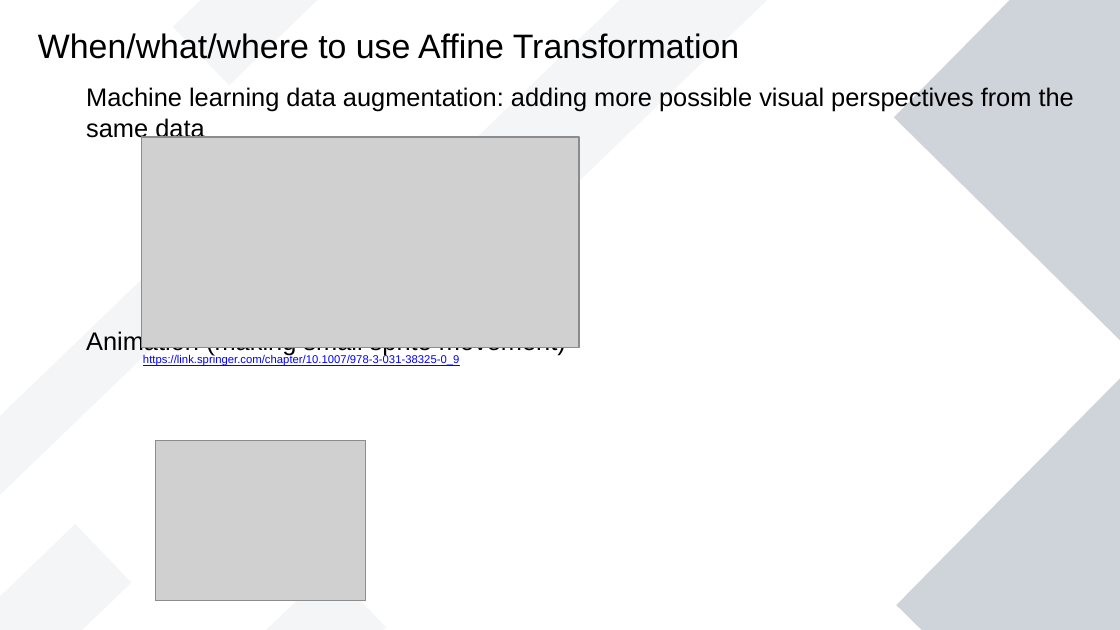
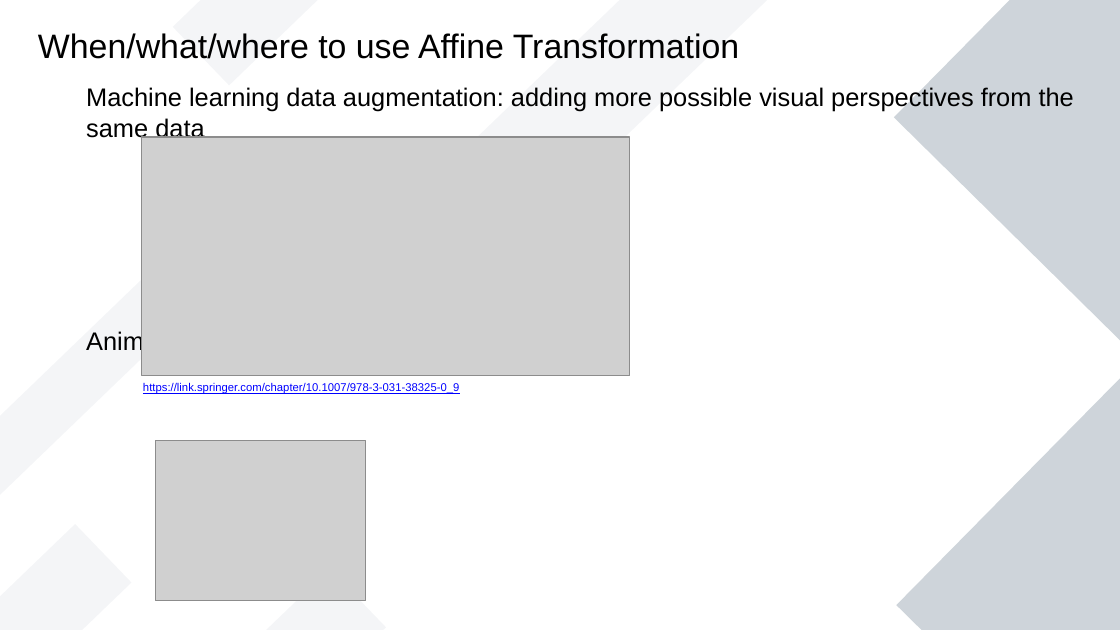
Before and after one commit to jendralhxr/imgproccompvis, a slide deck: slide 9 of geometrictransform.odp. Drawn at 1120x630 pixels with LibreOffice and Linux fonts; fonts in the diff are those of the drawing; grey boxes stand for pictures. Boxes give left, top, right and bottom in pixels: in the first picture for what was removed or moved away, otherwise in the second. Text is boxed around its words. In the diff, an @@ line names an element or a change of style, - is before the commit and + after.

```diff
--- a/geometrictransform.odp
+++ b/geometrictransform.odp
@@ picture: place and size @@
-picture at (142, 137, 579, 348)
+picture at (142, 137, 630, 376)
@@ text "https://link.springer.com/chapter/10.1007/978-3-031-38325-0_ ...": place and size @@
-text "https://link.springer.com/chapter/10.1007/978-3-031-38325-0_ ..." at (143, 355, 459, 366)
+text "https://link.springer.com/chapter/10.1007/978-3-031-38325-0_ ..." at (143, 383, 459, 394)
```
Also in this commit, not shown: 1 other slide changed.
